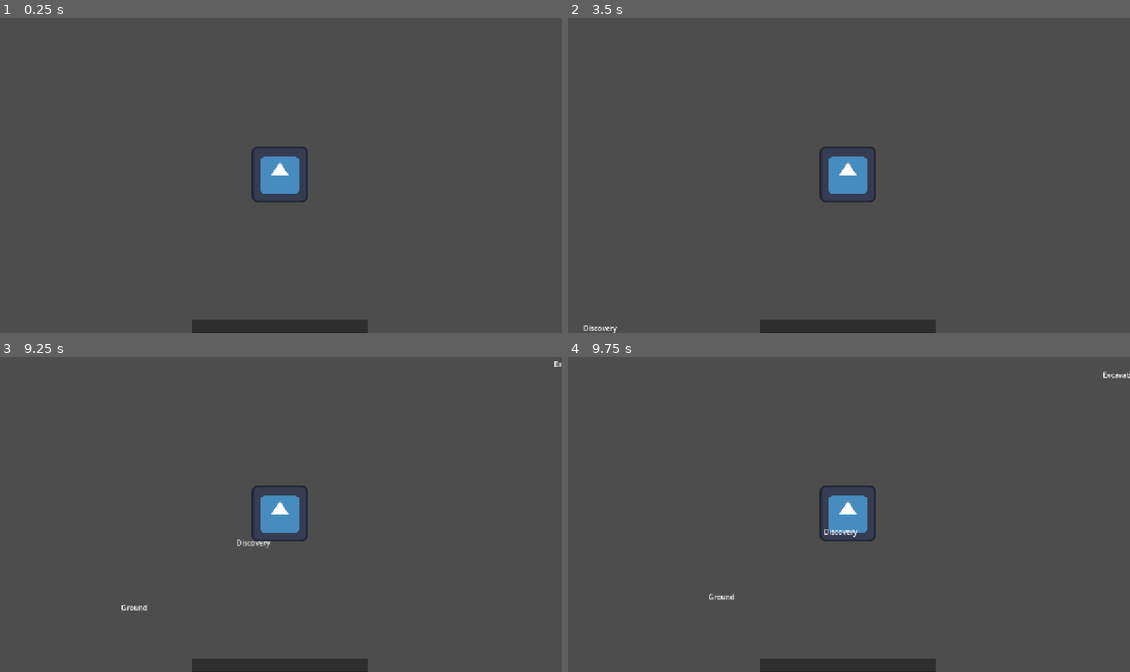
Above: before the commit, frames 1-4 (two rows, left to right).
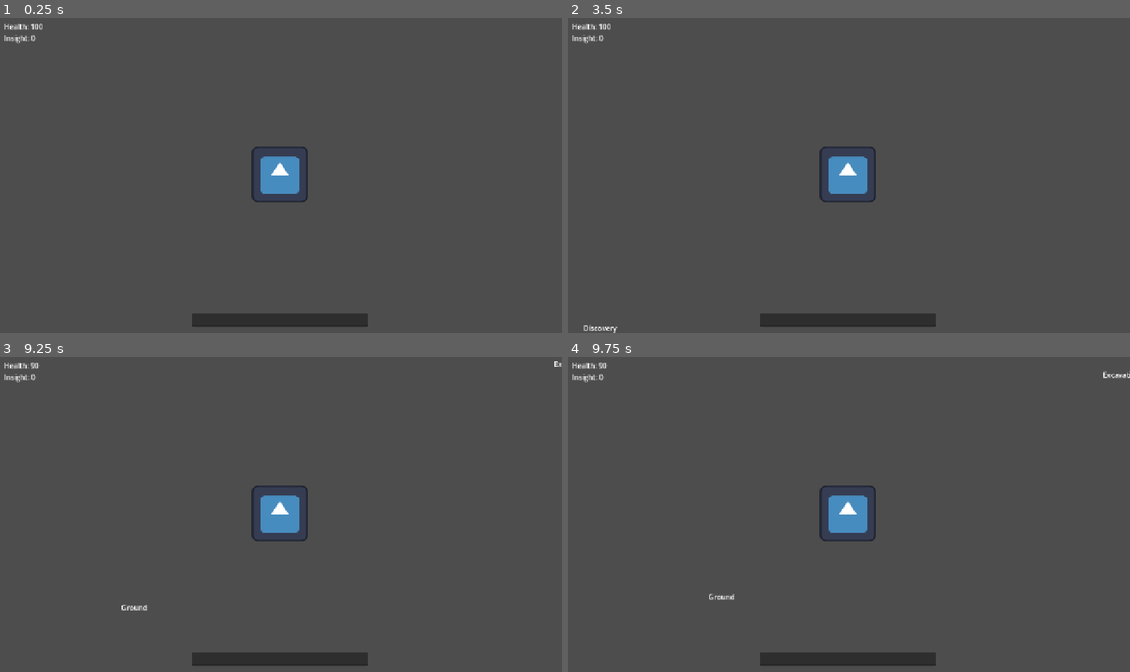
Above: after the commit, the same moments.

Repository: D0vid/ld57
Game: Godot game, scene res://main/main.tscn
The game is run twice, just before and just after one commit, with the same random seed, the same clock (stepped at 60 frames per second) and the same inputs. The engine's default icon, where the game draws it, is replaced by a stand-in: a white triangle on a blue panel in a dark square.
Inputs:
- Up to frame 1 (0.25 s): no input
- Up to frame 2 (3.5 s): tap Enter at 0.5, 2 s; tap Space at 1.25, 2.75 s
- Up to frame 3 (9.25 s): no input
- Up to frame 4 (9.75 s): no input

The runs differ from the first frame. In frame 1, 1.2% of the frame differs, in the area x 0-66%, y 1-100%; in frame 2, 1.2%; in frame 3, 1.3%; in frame 4, 1.3%.

Commit message:
Add health & insight + disappear words on player touch

Diff:
--- /dev/null
+++ b/hud/hp_label.gd
@@ -0,0 +1,10 @@
+extends Label
+
+var template: String = "Health: %s"
+
+# Called when the node enters the scene tree for the first time.
+func _ready() -> void:
+	EventBus.health_changed.connect(_on_health_changed)
+
+func _on_health_changed(health: int) -> void:
+	text = template % health
--- /dev/null
+++ b/hud/insight_label.gd
@@ -0,0 +1,10 @@
+extends Label
+
+var template: String = "Insight: %s"
+
+# Called when the node enters the scene tree for the first time.
+func _ready() -> void:
+	EventBus.insight_changed.connect(_on_insight_changed)
+
+func _on_insight_changed(insight: int) -> void:
+	text = template % insight
--- a/main/event_bus.gd
+++ b/main/event_bus.gd
@@ -3,3 +3,7 @@
 signal letter_typed(text: String)
 
 signal word_submitted(text: String)
+
+signal health_changed(health: int)
+
+signal insight_changed(insight: int)
--- a/main/main.tscn
+++ b/main/main.tscn
@@ -1,11 +1,13 @@
-[gd_scene load_steps=7 format=3 uid="uid://cfiath6ygegue"]
+[gd_scene load_steps=9 format=3 uid="uid://cfiath6ygegue"]
 
 [ext_resource type="Script" uid="uid://c86oeweivimpy" path="res://main/main.gd" id="1_53q0u"]
 [ext_resource type="PackedScene" uid="uid://c6hjstc5iebpx" path="res://player/player.tscn" id="2_pjrb6"]
 [ext_resource type="Script" uid="uid://bluepdtgpqy5d" path="res://player/player.gd" id="3_c651c"]
 [ext_resource type="PackedScene" uid="uid://c4oitaisaf00d" path="res://word/word.tscn" id="4_3wy1v"]
 [ext_resource type="Script" uid="uid://juxawvtlnhfp" path="res://main/word_manager.gd" id="5_3wy1v"]
+[ext_resource type="Script" uid="uid://eycs8ptnup57" path="res://hud/hp_label.gd" id="6_67ri8"]
 [ext_resource type="Script" uid="uid://d03duve5t1h3p" path="res://main/typing_area.gd" id="6_kfbq2"]
+[ext_resource type="Script" uid="uid://du25iy8k3sc1g" path="res://hud/insight_label.gd" id="7_grrlh"]
 
 [node name="Main" type="Node2D"]
 script = ExtResource("1_53q0u")
@@ -35,28 +37,38 @@
 [node name="SpawnPoint4" type="Marker2D" parent="SpawnPoints" groups=["spawn_points"]]
 position = Vector2(0, 720)
 
-[node name="CanvasLayer" type="CanvasLayer" parent="."]
+[node name="HUD" type="CanvasLayer" parent="."]
 
-[node name="Control" type="Control" parent="CanvasLayer"]
-layout_mode = 3
+[node name="MarginContainer" type="MarginContainer" parent="HUD"]
 anchors_preset = 15
 anchor_right = 1.0
 anchor_bottom = 1.0
 grow_horizontal = 2
 grow_vertical = 2
+theme_override_constants/margin_left = 15
+theme_override_constants/margin_top = 15
+theme_override_constants/margin_right = 15
+theme_override_constants/margin_bottom = 15
 
-[node name="TypingArea" type="LineEdit" parent="CanvasLayer/Control"]
+[node name="VBoxContainer" type="VBoxContainer" parent="HUD/MarginContainer"]
+layout_mode = 2
+
+[node name="HealthLabel" type="Label" parent="HUD/MarginContainer/VBoxContainer"]
+layout_mode = 2
+size_flags_horizontal = 0
+text = "Health: 100"
+script = ExtResource("6_67ri8")
+
+[node name="InsightLabel" type="Label" parent="HUD/MarginContainer/VBoxContainer"]
+layout_mode = 2
+size_flags_horizontal = 0
+text = "Insight: 0"
+script = ExtResource("7_grrlh")
+
+[node name="TypingArea" type="LineEdit" parent="HUD/MarginContainer"]
 custom_minimum_size = Vector2(400, 30)
-layout_mode = 1
-anchors_preset = 7
-anchor_left = 0.5
-anchor_top = 1.0
-anchor_right = 0.5
-anchor_bottom = 1.0
-offset_left = -200.0
-offset_top = -31.0
-offset_right = 200.0
-grow_horizontal = 2
-grow_vertical = 0
+layout_mode = 2
+size_flags_horizontal = 4
+size_flags_vertical = 8
 keep_editing_on_text_submit = true
 script = ExtResource("6_kfbq2")
--- a/main/word_manager.gd
+++ b/main/word_manager.gd
@@ -32,6 +32,7 @@
 	word_timer.timeout.connect(_on_timeout)
 	EventBus.letter_typed.connect(_on_letter_typed)
 	EventBus.word_submitted.connect(_on_word_submitted)
+	player.area_entered.connect(_on_area_entered)
 
 func _process(delta: float) -> void:
 	#timer stuff
@@ -46,7 +47,6 @@
 	spawn_word()
 
 func spawn_word() -> void:
-	print('spawni spowno')
 	var word_text: String = dictionary.pop_back()
 	dictionary.push_front(word_text)
 	var word_instance: Word = word_scene.instantiate() as Word
@@ -58,7 +58,6 @@
 func get_random_spawn_point() -> Vector2:
 	var spawn_points: Array[Node] = get_tree().get_nodes_in_group(&"spawn_points")
 	var random: int = randi_range(0, 3)
-	print('randi %s' % random)
 	var spawn_point: Marker2D = spawn_points[random] as Marker2D
 	return spawn_point.position
 
@@ -71,8 +70,18 @@
 func _on_word_submitted(text: String) -> void:
 	for i in range(0, words.size()):
 		var word: Word = words[i]
-		print("on word submitted %s ==? %s" % [word.get_text(), text])
-		if word.get_text() == text:
+		if word.get_text() == text: # word matches
+			words.remove_at(i)
 			word.queue_free()
-			words.remove_at(i)
+			player.insight += 10
 			return
+	# if no words match
+	player.health -= 10
+
+func _on_area_entered(body: Node2D) -> void:
+	print("black pink")
+	if (body is Word):
+		var word: Word = body as Word
+		words.erase(word)
+		word.queue_free()
+		player.health -= 10
--- a/player/player.gd
+++ b/player/player.gd
@@ -1,11 +1,20 @@
-extends StaticBody2D
+extends Area2D
 
 class_name Player
 
-func _ready() -> void:
-	pass # Replace with function body.
+var health: int  = 100 : get = _get_health, set = _set_health
+var insight: int = 0 : get = _get_insight, set = _set_insight
 
+func _get_health() -> int:
+	return health
 
-# Called every frame. 'delta' is the elapsed time since the previous frame.
-func _process(delta: float) -> void:
-	pass
+func _set_health(value: int) -> void:
+	health = value
+	EventBus.health_changed.emit(health)
+
+func _get_insight() -> int:
+	return insight
+
+func _set_insight(value: int) -> void:
+	insight = value
+	EventBus.insight_changed.emit(insight)
--- a/player/player.tscn
+++ b/player/player.tscn
@@ -5,7 +5,7 @@
 [sub_resource type="RectangleShape2D" id="RectangleShape2D_xwkvk"]
 size = Vector2(128, 128)
 
-[node name="Sprite2D" type="StaticBody2D"]
+[node name="Player" type="Area2D"]
 
 [node name="Sprite2D" type="Sprite2D" parent="."]
 texture = ExtResource("1_4flbx")
--- a/word/word.gd
+++ b/word/word.gd
@@ -1,11 +1,8 @@
-extends StaticBody2D
+extends Area2D
 
 class_name Word
 
-var player: Player
-
 @export var label: RichTextLabel
-
 
 func _ready() -> void:
 	add_to_group(&"words")
--- a/word/word.tscn
+++ b/word/word.tscn
@@ -5,7 +5,7 @@
 [sub_resource type="RectangleShape2D" id="RectangleShape2D_5vp38"]
 size = Vector2(110, 29)
 
-[node name="Word" type="StaticBody2D" node_paths=PackedStringArray("label")]
+[node name="Word" type="Area2D" node_paths=PackedStringArray("label")]
 script = ExtResource("1_2ihii")
 label = NodePath("RichTextLabel")
 
Not shown, added: hud/hp_label.gd.uid
Not shown, added: hud/insight_label.gd.uid
Not shown, changed: .github/workflows/deploy.yaml
